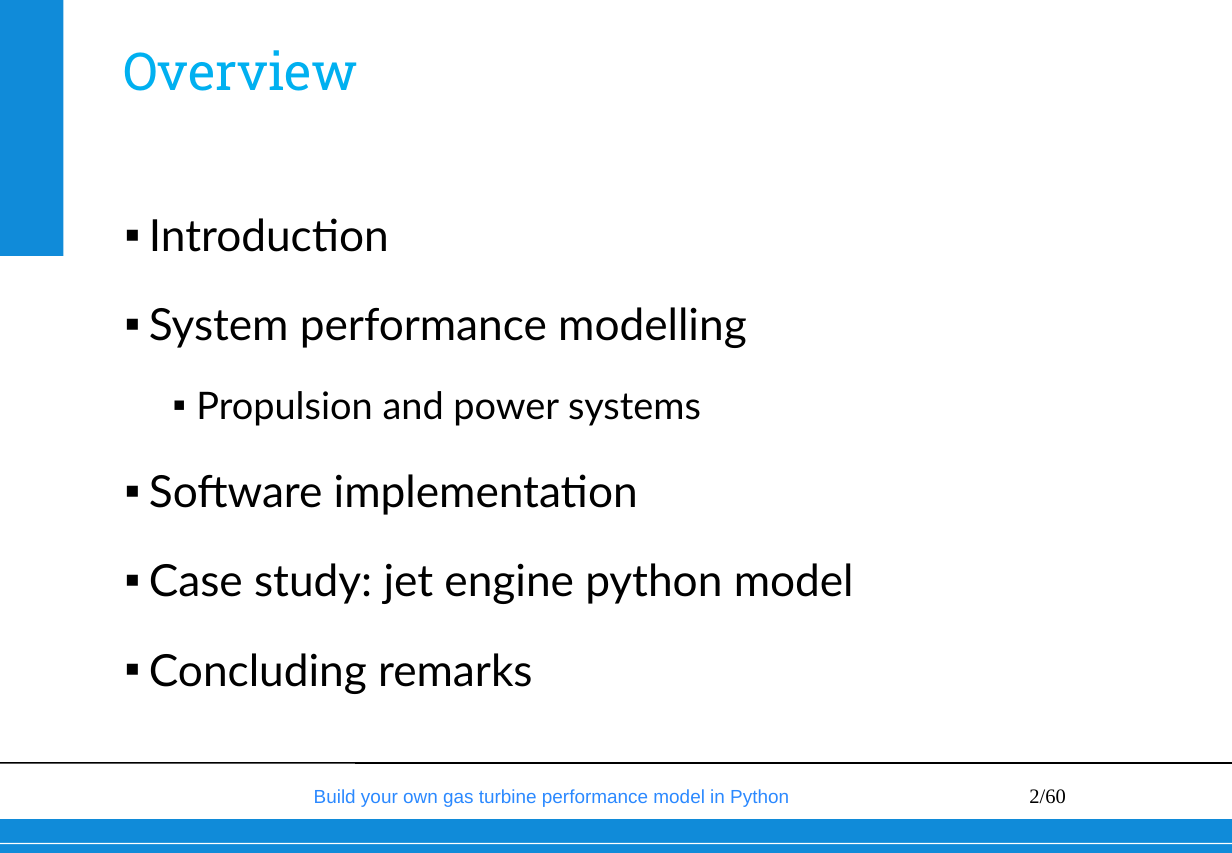
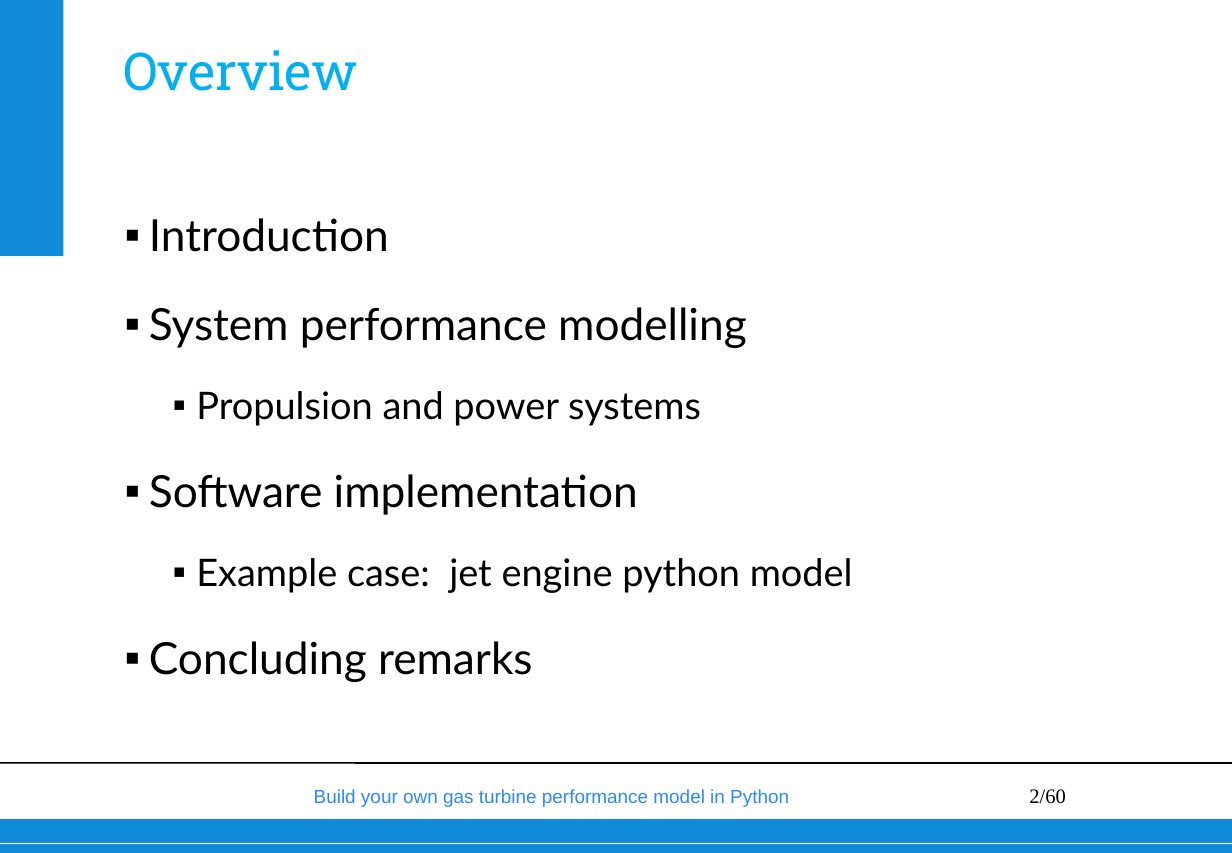
Before and after one commit to wvisser1958/GSPy, a slide deck: slide 2 of doc/Build your own gas turbine performance model from scratch.pptx. Drawn at 1232x853 pixels with LibreOffice and Linux fonts; fonts in the diff are those of the drawing; background and template pictures are left out. Boxes give left, top, right and bottom in pixels: in the first picture for what was removed or moved away, otherwise in the second. Text is boxed around its words. In the diff, an @@ line names an element or a change of style, - is before the commit and + after.

```diff
--- a/doc/Build your own gas turbine performance model from scratch.pptx
+++ b/doc/Build your own gas turbine performance model from scratch.pptx
@@ text at <box>196,558,853,593</box>: text changed; size 28 to 24 pt @@
-▪ Case study: jet engine python model
+  ▪ Example case: jet engine python model
```
Also in this commit, not shown: 12 other slides changed, 8 slides added, 29 slides removed.
